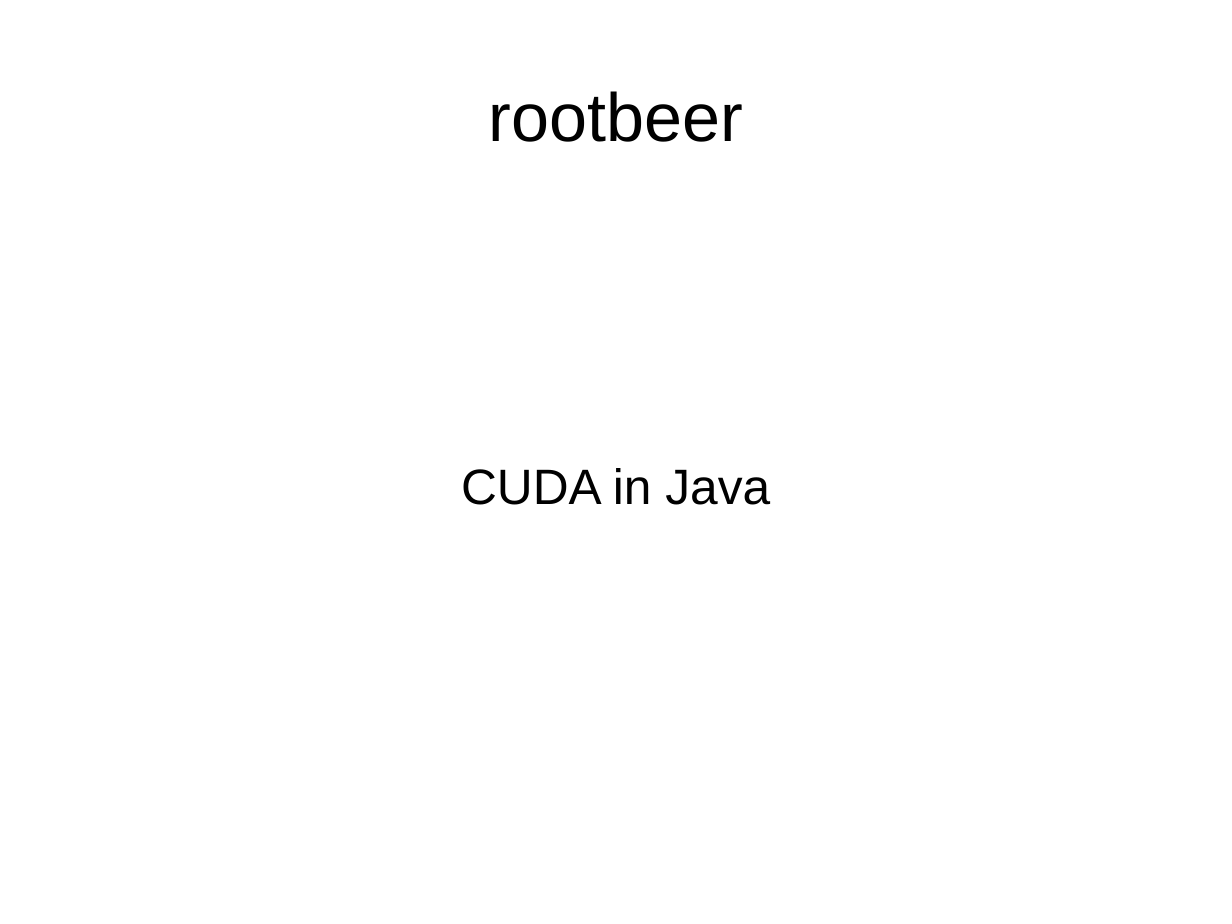
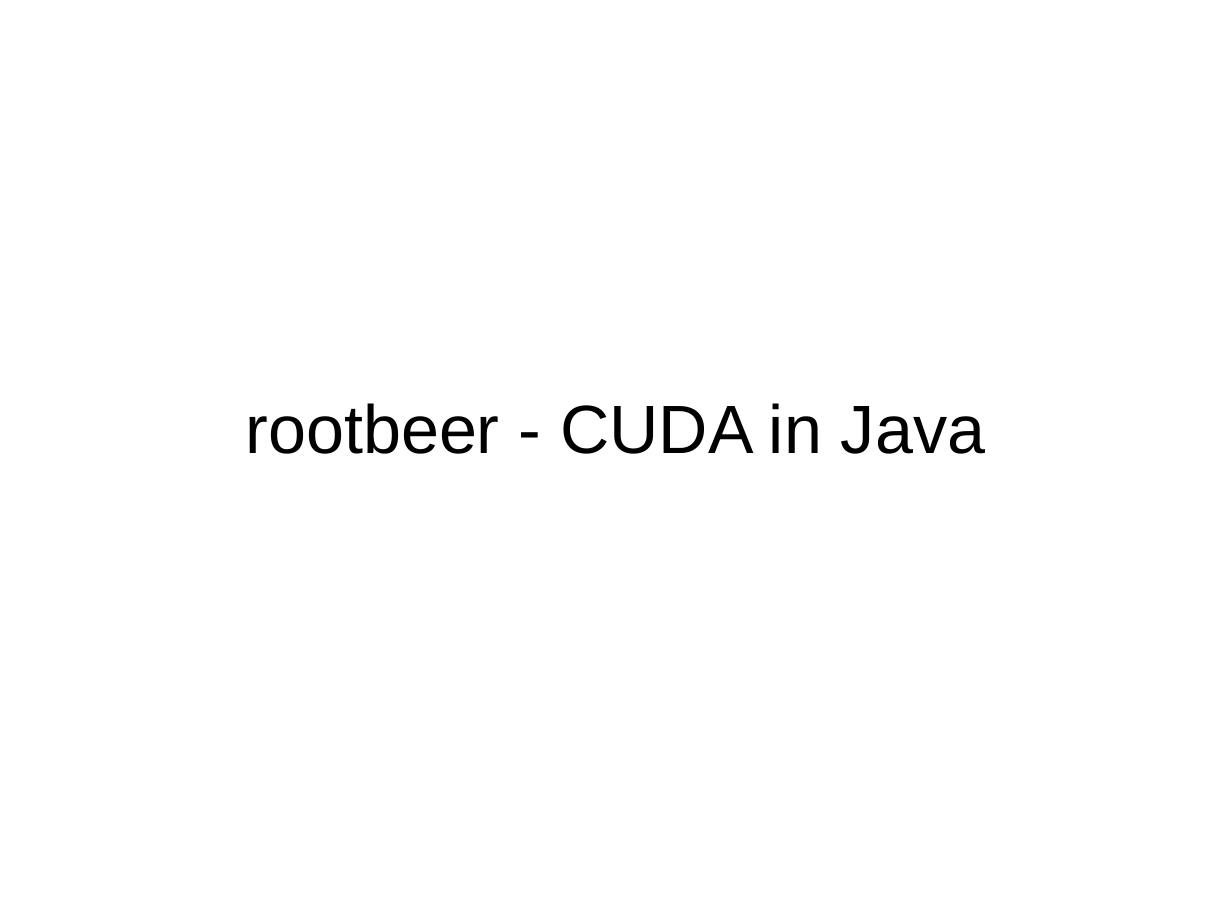
Before and after one commit to Plastefuchs/rootbeer-perf, a slide deck: slide 1 of docs/rootbeer Präsentation.odp. Drawn at 1232x924 pixels with LibreOffice and Linux fonts; fonts in the diff are those of the drawing. Boxes give left, top, right and bottom in pixels: in the first picture for what was removed or moved away, otherwise in the second. Text is boxed around its words. In the diff, an @@ line names an element or a change of style, - is before the commit and + after.

```diff
--- a/docs/rootbeer Präsentation.odp
+++ b/docs/rootbeer Präsentation.odp
@@ title removed at <box>489,91,743,142</box> @@
-rootbeer
@@ title at <box>246,403,985,454</box>: text changed; size 32 to 44 pt @@
-CUDA in Java
+rootbeer - CUDA in Java
```
Also in this commit, not shown: 12 slides added, 4 other files.
